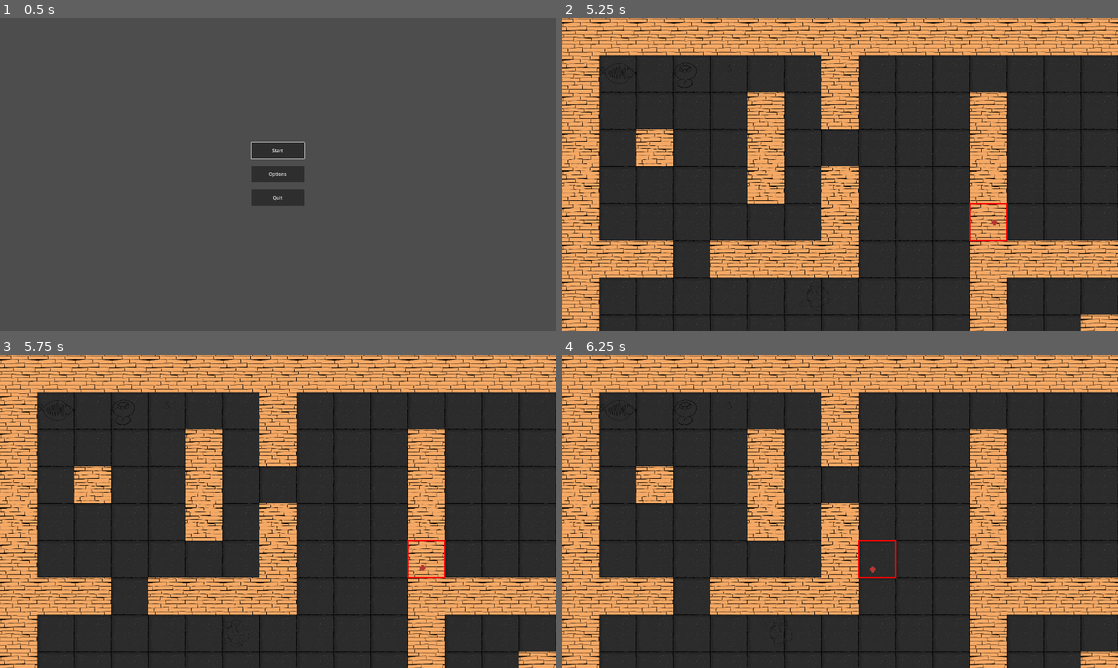
Above: before the commit, frames 1-4 (two rows, left to right).
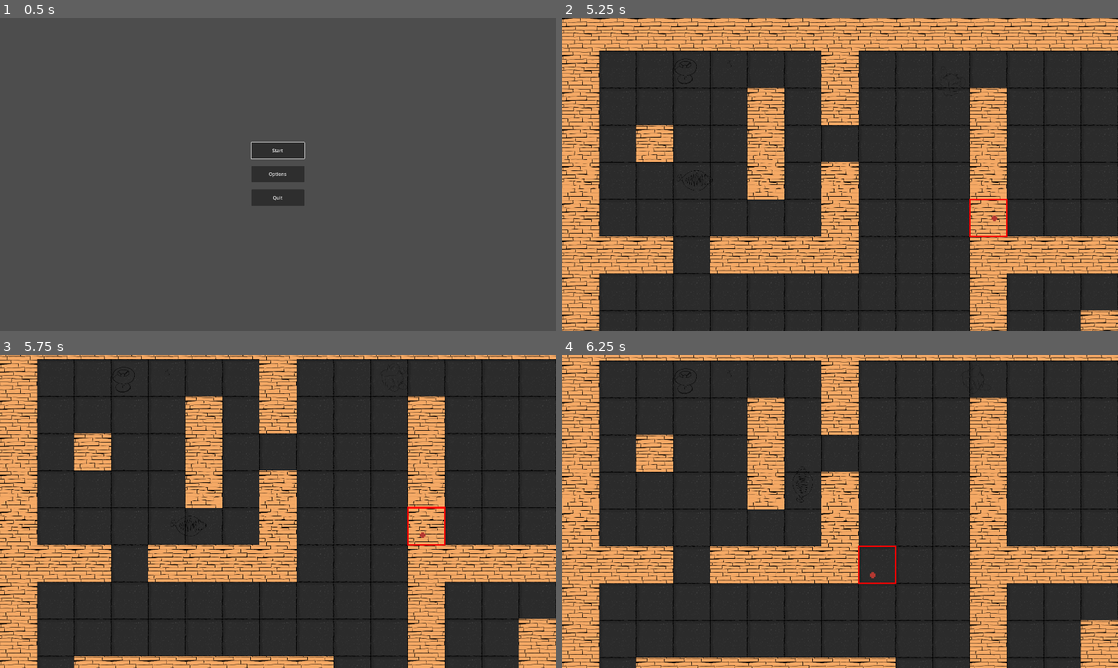
Above: after the commit, the same moments.

Repository: MatthieuD134/project-gwj63
Game: Godot game, scene res://menus/main_menu.tscn
Same seed, same stepped clock (60 frames per second), same inputs: the game is played once before the commit and once after it. Sound files missing from this copy of the repository are replaced by a short silence.
Inputs (mouse positions are in pixels of both pictures, inside the frame that each line leads up to):
- Up to frame 1 (0.5 s): no input
- Up to frame 2 (5.25 s): click "Start" at 0.5 s; tap Enter (ui_accept) at 1.25, 1.52, 2, 2.27, 2.75, 3.5, 3.77, 4.52, 5 s; move the mouse to (962, 158) at 1.27 s; press the mouse at (962, 158) at 1.28 s; hold Right (ui_right) 1.28-2.03 s; move the mouse to (728, 190) at 2.02 s; release the mouse at (728, 190) at 2.03 s; hold Down (ui_down) 2.03-2.78 s; click (728, 190) at 2.1 s; move the mouse to (895, 105) at 2.77 s; press the mouse at (895, 105) at 2.78 s; hold Right (ui_right) 2.78-3.53 s; move the mouse to (812, 237) at 3.52 s; release the mouse at (812, 237) at 3.53 s; hold Up (ui_up) 3.53-4.28 s; click (812, 237) at 3.6 s; move the mouse to (1006, 221) at 4.27 s; press the mouse at (1006, 221) at 4.28 s; hold Left (ui_left) from 4.28 s (still down); move the mouse to (673, 127) at 5.02 s; release the mouse at (673, 127) at 5.03 s; click (673, 127) at 5.1 s
- Up to frame 3 (5.75 s): keep holding Left (ui_left); tap Enter (ui_accept) at 5.27 s
- Up to frame 4 (6.25 s): move the mouse to (867, 511) at 5.77 s; release Left (ui_left) at 5.78 s; press the mouse at (867, 511) at 5.78 s; hold Down (ui_down) from 5.78 s (still down)

Frame 1 is identical in both runs. In frame 2, 19% of the frame differs, in the area x 0-100%, y 0-100%; in frame 3, 37%; in frame 4, 38%.

Commit message:
moving the target to an inaccesible cell will now move it to the closest available cell

Diff:
--- a/entities/unit/enemy/enemy.gd
+++ b/entities/unit/enemy/enemy.gd
@@ -17,13 +17,16 @@
 
 var suspicious_target_cell  := Vector2(0,0)
 
+const RUNNING_SPEED : int = 256*2
+const WALKING_SPEED : int = 256
+
 # Called when the node enters the scene tree for the first time.
 func _ready():
 	super()
 	footR = RandomNumberGenerator.new()
 	footstepTimer = get_child(get_child_count() - 1)
 	footstepTimer.start()
-	self.move_range = 10
+	self.move_range = 15
 	self.add_to_group("enemies")
 	self.trigger_movement_timer.set_one_shot(true)
 	var player = get_tree().get_first_node_in_group("player")
@@ -31,6 +34,7 @@
 		player.connect("cell_changed", _on_player_cell_changed )
 		player.connect("walk_finished", _on_player_walk_finished )
 	# start timer to trigger movement as well as setting game state
+	self.move_speed = WALKING_SPEED
 	self.current_state = game_state.PATROLLING
 	animation.play("Walk")
 
@@ -47,6 +51,12 @@
 			trigger_movement_timer.start()
 		else:
 			trigger_movement_timer.stop()
+
+		if state == game_state.CHASING:
+			self.move_speed = RUNNING_SPEED
+		else:
+			self.move_speed = WALKING_SPEED
+
 		changed_state.emit(self, prev_state, state)
 	else:
 		trigger_movement_timer.stop()
@@ -141,7 +151,7 @@
 				if is_interuption:
 					movement_triggered.emit(self)
 				else:
-					animation.play("Walk")
+					animation.play("Idle")
 					footstepTimer.start()
 					update_game_state(game_state.PATROLLING)
 
--- a/entities/unit/enemy/enemy.tscn
+++ b/entities/unit/enemy/enemy.tscn
@@ -29,10 +29,8 @@
 "values": [0, 1, 2, 3, 4, 5, 6, 7]
 }
 
-[sub_resource type="Animation" id="Animation_ulfi4"]
-resource_name = "Walk"
-length = 0.4
-loop_mode = 1
+[sub_resource type="Animation" id="Animation_ws0wv"]
+length = 0.001
 tracks/0/type = "value"
 tracks/0/imported = false
 tracks/0/enabled = true
@@ -40,10 +38,10 @@
 tracks/0/interp = 1
 tracks/0/loop_wrap = true
 tracks/0/keys = {
-"times": PackedFloat32Array(0, 0.1, 0.2, 0.3),
-"transitions": PackedFloat32Array(1, 1, 1, 1),
+"times": PackedFloat32Array(0),
+"transitions": PackedFloat32Array(1),
 "update": 1,
-"values": [8, 9, 10, 9]
+"values": [0]
 }
 
 [sub_resource type="Animation" id="Animation_ffohq"]
@@ -63,8 +61,10 @@
 "values": [16, 17, 18, 17]
 }
 
-[sub_resource type="Animation" id="Animation_ws0wv"]
-length = 0.001
+[sub_resource type="Animation" id="Animation_ulfi4"]
+resource_name = "Walk"
+length = 0.4
+loop_mode = 1
 tracks/0/type = "value"
 tracks/0/imported = false
 tracks/0/enabled = true
@@ -72,10 +72,10 @@
 tracks/0/interp = 1
 tracks/0/loop_wrap = true
 tracks/0/keys = {
-"times": PackedFloat32Array(0),
-"transitions": PackedFloat32Array(1),
+"times": PackedFloat32Array(0, 0.1, 0.2, 0.3),
+"transitions": PackedFloat32Array(1, 1, 1, 1),
 "update": 1,
-"values": [0]
+"values": [8, 9, 10, 9]
 }
 
 [sub_resource type="AnimationLibrary" id="AnimationLibrary_eyrdn"]
--- a/scenes/common/game_board.gd
+++ b/scenes/common/game_board.gd
@@ -100,6 +100,19 @@
 		# and a reference to the unit for the value. This allows us to access a unit given its grid
 		# coordinates.
 #		_units[unit.cell] = unit
+
+func calculate_grid_distance(from_cell: Vector2, to_cell: Vector2) -> float:
+	var difference = (from_cell - to_cell).abs()
+	return difference.x + difference.y
+
+# function to be called by enemy to get the closest cell he can walk to when chasing or investigating
+func get_closest_walkable_cell_to_target(unit: Unit, target_cell: Vector2) -> Vector2:
+	var walkable_cells = get_walkable_cells(unit)
+	var closest_walkable_cell = unit.cell
+	for cell in walkable_cells:
+		if calculate_grid_distance(cell, target_cell) < calculate_grid_distance(closest_walkable_cell, target_cell):
+			closest_walkable_cell = cell
+	return closest_walkable_cell
 
 # Returns an array of cells a given unit can walk using the flood fill algorithm.
 func get_walkable_cells(unit: Unit) -> Array[Vector2]:
@@ -160,7 +173,7 @@
 	_pathfinder = PathFinder.new(grid, walkable_cells)
 
 	if is_occupied(new_cell, unit == player) or not new_cell in walkable_cells:
-		return
+		new_cell = get_closest_walkable_cell_to_target(unit, new_cell)
 
 	# When moving a unit, we need to update our `_units` dictionary. We instantly save it in the
 	# target cell even if the unit itself will take time to walk there.
Not shown: 1 places in scenes/main/main.tscn that only renumber resources
